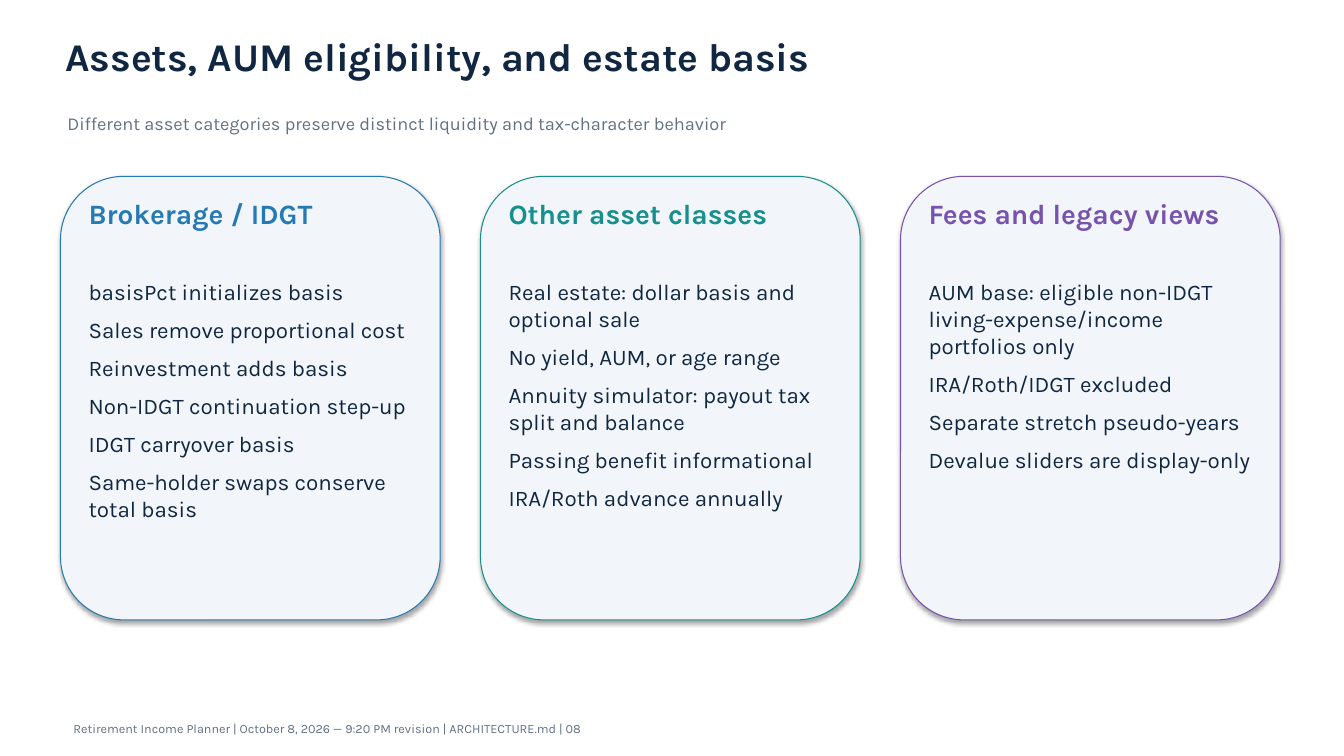
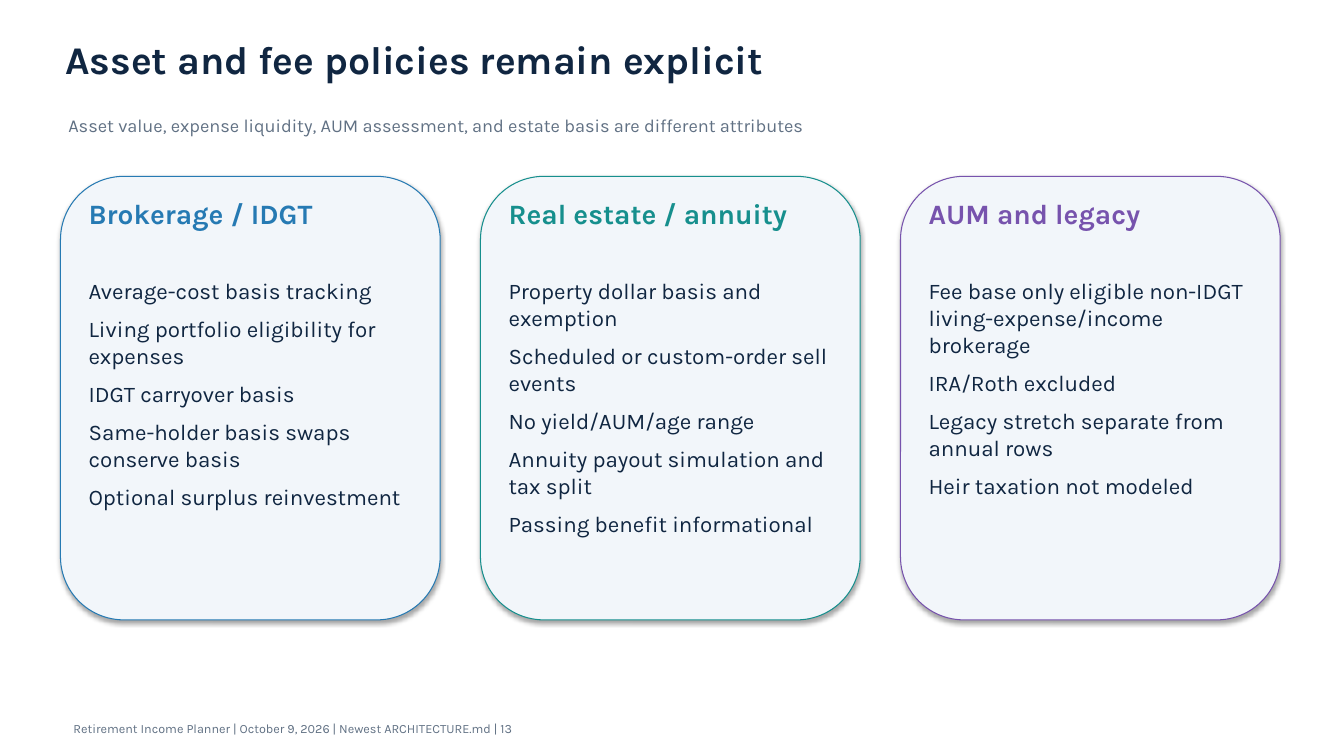
Before and after one commit to howardc64/retirefin, a slide deck: slide 13 of docs/retirement_income_planner_architecture.pptx (slide 8 before the commit). Drawn at 1344x756 pixels with LibreOffice and Linux fonts; fonts in the diff are those of the drawing. Boxes give left, top, right and bottom in pixels: in the first picture for what was removed or moved away, otherwise in the second. Text is boxed around its words. In the diff, an @@ line names an element or a change of style, - is before the commit and + after.

```diff
--- a/docs/retirement_income_planner_architecture.pptx
+++ b/docs/retirement_income_planner_architecture.pptx
@@ text at box(65, 46, 763, 84): text changed @@
-Assets, AUM eligibility, and estate basis
+Asset and fee policies remain explicit
@@ text at box(68, 119, 803, 137): text changed @@
-Different asset categories preserve distinct liquidity and tax-character behavior
+Asset value, expense liquidity, AUM assessment, and estate basis are different attributes
@@ text at box(509, 204, 787, 231): text changed @@
-Other asset classes
+Real estate / annuity
@@ text at box(929, 205, 1140, 231): text changed @@
-Fees and legacy views
+AUM and legacy
@@ text at box(89, 283, 375, 370): text changed @@
-basisPct initializes basis
-Sales remove proportional cost
-Reinvestment adds basis
-Non-IDGT continuation step-up
+Average-cost basis tracking
+Living portfolio eligibility for expenses
@@ text at box(509, 283, 827, 500): text changed @@
-Real estate: dollar basis and optional sale
-No yield, AUM, or age range
-Annuity simulator: payout tax split and balance
+Property dollar basis and exemption
+Scheduled or custom-order sell events
+No yield/AUM/age range
+Annuity payout simulation and tax split
@@ text at box(929, 283, 1242, 495): text changed @@
-AUM base: eligible non-IDGT living-expense/income portfolios only
-IRA/Roth/IDGT excluded
-Separate stretch pseudo-years
-Devalue sliders are display-only
+Fee base only eligible non-IDGT living-expense/income brokerage
+IRA/Roth excluded
+Legacy stretch separate from annual rows
+Heir taxation not modeled
@@ text at box(89, 424, 401, 511): text changed @@
-Same-holder swaps conserve total basis
+Same-holder basis swaps conserve basis
+Optional surplus reinvestment
@@ text at box(509, 489, 783, 512): paragraph removed @@
-IRA/Roth advance annually
@@ text at box(73, 724, 512, 734): text changed @@
-Retirement Income Planner | October 8, 2026 — 9:20 PM revision | ARCHITECTURE.md | 08
+Retirement Income Planner | October 9, 2026 | Newest ARCHITECTURE.md | 13
```
Also in this commit, not shown: 8 other slides changed, 6 slides added, 6 slides removed, 6 other files.
